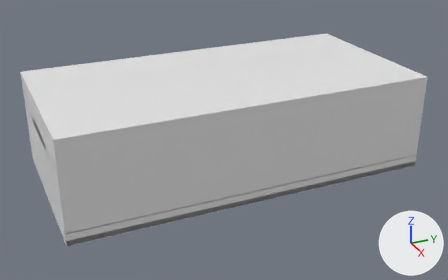
The glTF model assets-src/projects/room.glb, before and after one commit.
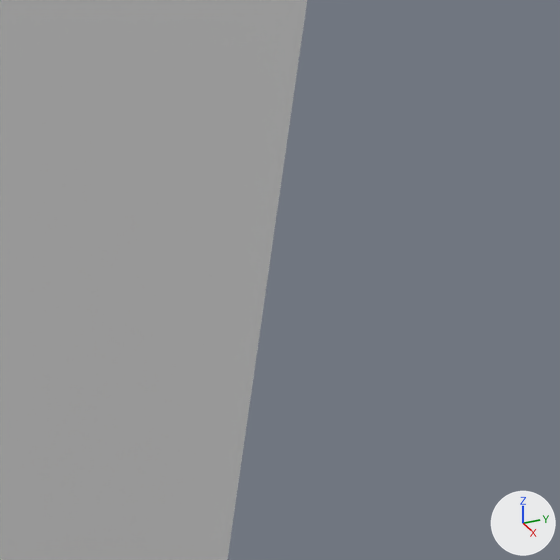
Each version appears first whole from a 50 mm lens placed at (47.6, -12.2, 26.0), pointed at (0.7, 8.9, 2.6), and next in a close-up on the part from 89% to 99% of the width and 37% to 54% of the height. The lights are fixed; the arrows at lower right show +X, +Y and +Z. The older version's two pictures come first. Vertices at exactly the same position are counted once.

Before the edit, the objects in view are built like this:
```python
me_archr = bpy.data.meshes.new('archR')
me_archr.from_pydata(...)  # 2034 vertices, 3766 faces; spans x 5.8..8.0, y -7.0..25.0, z 0.0..8.6
me_archr.materials.append(mat_bake_archr)  # white #e7e7e7
ob_archr = bpy.data.objects.new('archR', me_archr)
ob_archr.location = (0.0, 0.0, 0.0)
```
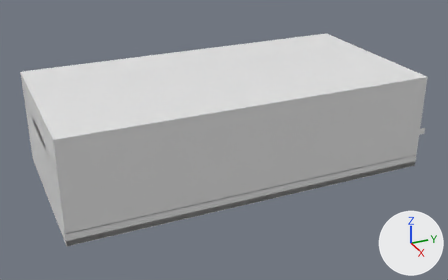
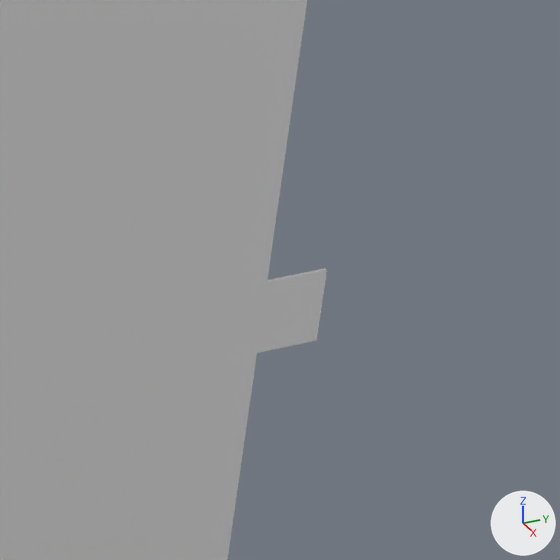
The change, as a diff of the scene's bpy script:
```diff
--- a/assets-src/projects/room.glb.py
+++ b/assets-src/projects/room.glb.py
@@ me_archr @@
 # used by ob_archr; location = (0.0, 0.0, 0.0)
-me_archr.from_pydata(...)  # 2034 vertices, 3766 faces; spans x 5.8..8.0, y -7.0..25.0, z 0.0..8.6
+me_archr.from_pydata(...)  # 6202 vertices, 11294 faces; spans x 5.8..8.0, y -7.0..25.6, z 0.0..8.6
+# me_archr part 1: 3328 vertices added at x 6.6..8.0, y -6.0..25.6, z 3.1..5.5
+# other edits to the shape of me_archr do not show in these pictures
 me_archr.materials.append(mat_bake_archr)
```

Location of each change, (x1, y1, x2, y2) in pixels of the close-ups (560 x 560 px):
'archR', reshaped
    before: (0, 0, 307, 560)
    after: (0, 0, 327, 560)
part 1 of me_archr, added
    after: (257, 268, 327, 353)
